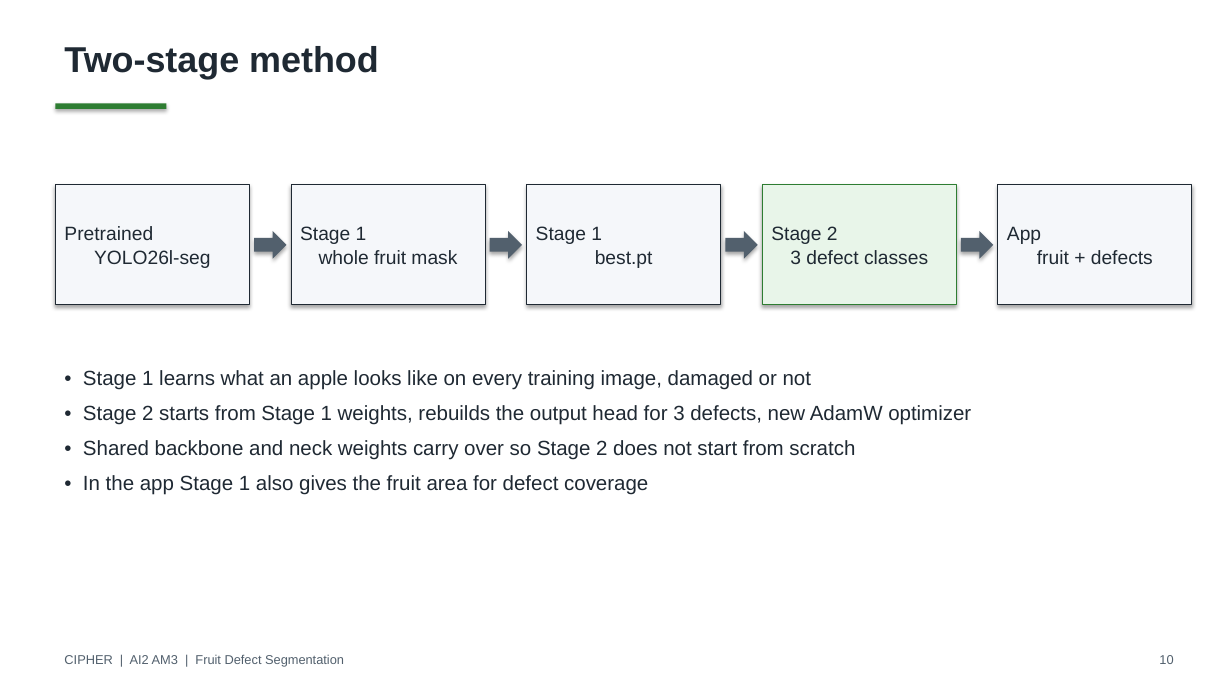
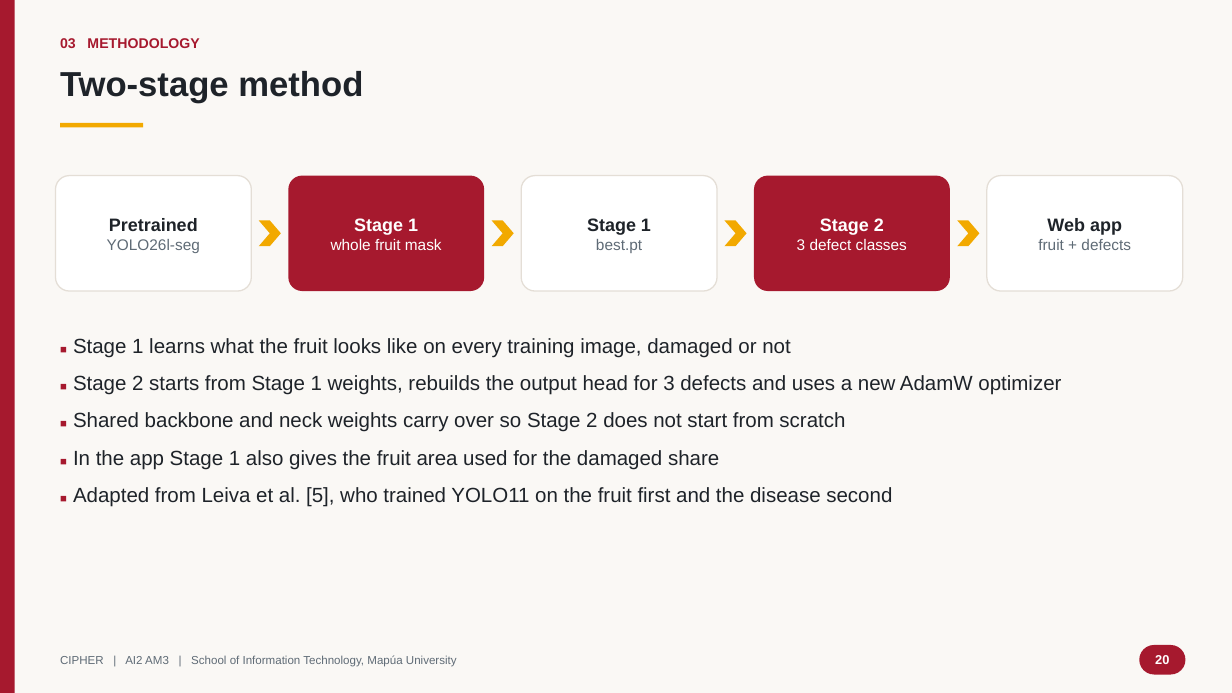
Before and after one commit to RalphKGM/ai2-computer-vision, a slide deck: slide 20 of 5_PPT_Presentation/CIPHER_AI2_Final_Defense.pptx (slide 10 before the commit). Drawn at 1232x693 pixels with LibreOffice and Linux fonts; fonts in the diff are those of the drawing. Boxes give left, top, right and bottom in pixels: in the first picture for what was removed or moved away, otherwise in the second. Text is boxed around its words. In the diff, an @@ line names an element or a change of style, - is before the commit and + after.

```diff
--- a/5_PPT_Presentation/CIPHER_AI2_Final_Defense.pptx
+++ b/5_PPT_Presentation/CIPHER_AI2_Final_Defense.pptx
@@ background #FFFFFF to #FAF8F5 @@
@@ rectangle added at (0, 0, 15, 693), fill #A6192E @@
@@ text "Two-stage method": place and size @@
-text "Two-stage method" at (64, 46, 379, 79)
+text "Two-stage method" at (60, 71, 363, 103)
@@ text "Two-stage method" at (60, 71, 363, 103): size 28 to 27 pt, text colour #1F2933 to #1E2329 @@
@@ text added at (60, 38, 199, 48), 11 pt, text #A6192E, bold @@
+03 METHODOLOGY
@@ rectangle: place and size @@
-rectangle at (55, 104, 166, 109)
+rectangle at (60, 123, 143, 128)
@@ rectangle at (60, 123, 143, 128): fill #2E7D32 to #F2A900; shadow off @@
@@ rounded rectangle "Pretrained": place and size @@
-rounded rectangle "Pretrained" at (55, 185, 250, 305)
+rounded rectangle "Pretrained" at (55, 176, 251, 291)
@@ rounded rectangle "Stage 1": place and size @@
-rounded rectangle "Stage 1" at (291, 185, 485, 305)
+rounded rectangle "Stage 1" at (288, 176, 484, 291)
@@ rounded rectangle "Stage 1" at (288, 176, 484, 291): rectangle to rounded rectangle; fill #F5F7FA to #A6192E; outline #1F2933 0.75 pt to none; shadow off @@
@@ rounded rectangle "Stage 1": place and size @@
-rounded rectangle "Stage 1" at (527, 185, 721, 305)
+rounded rectangle "Stage 1" at (521, 176, 717, 291)
@@ rounded rectangle "Stage 2": place and size @@
-rounded rectangle "Stage 2" at (762, 185, 957, 305)
+rounded rectangle "Stage 2" at (754, 176, 950, 291)
@@ rounded rectangle "Stage 2" at (754, 176, 950, 291): rectangle to rounded rectangle; fill #E8F5E9 to #A6192E; outline #2E7D32 0.75 pt to none; shadow off @@
@@ rectangle to rounded rectangle; fill #F5F7FA to #FFFFFF; outline #1F2933 0.75 pt to #E4DED6 1 pt; shadow off in 3 elements at (55, 176, 251, 291), (521, 176, 717, 291), (987, 176, 1183, 291) @@
@@ rounded rectangle "Web app": place and size @@
-rounded rectangle "Web app" at (998, 185, 1192, 305)
+rounded rectangle "Web app" at (987, 176, 1183, 291)
@@ text in rounded rectangle at (107, 218, 200, 253): text changed; size 15 to 12 pt; text colour #1F2933 to #5F6B76 @@
-Pretrained
-YOLO26l-seg
+Pretrained
+YOLO26l-seg
@@ right arrow removed at (254, 231, 287, 259) @@
@@ chevron added at (259, 220, 281, 246), fill #F2A900 @@
@@ text in rounded rectangle at (331, 218, 442, 250): text changed; size 15 to 12 pt; text colour #1F2933 to #FFFFFF @@
-Stage 1
-whole fruit mask
+Stage 1
+whole fruit mask
@@ right arrow removed at (490, 231, 522, 259) @@
@@ chevron added at (492, 220, 514, 246), fill #F2A900 @@
@@ text in rounded rectangle at (587, 218, 651, 253): text changed; size 15 to 12 pt; text colour #1F2933 to #5F6B76 @@
-Stage 1
-best.pt
+Stage 1
+best.pt
@@ chevron added at (725, 220, 747, 246), fill #F2A900 @@
@@ right arrow removed at (726, 231, 758, 259) @@
@@ text in rounded rectangle at (797, 218, 907, 250): text changed; size 15 to 12 pt; text colour #1F2933 to #FFFFFF @@
-Stage 2
-3 defect classes
+Stage 2
+3 defect classes
@@ chevron added at (958, 220, 980, 246), fill #F2A900 @@
@@ right arrow removed at (961, 231, 994, 259) @@
@@ text in rounded rectangle at (1038, 218, 1131, 250): text changed; size 15 to 12 pt; text colour #1F2933 to #5F6B76 @@
-App
-fruit + defects
+Web app
+fruit + defects
@@ text at (73, 338, 1061, 507): text changed; text colour #1F2933 to #1E2329 @@
-• Stage 1 learns what an apple looks like on every training image, damaged or not
-• Stage 2 starts from Stage 1 weights, rebuilds the output head for 3 defects, new AdamW optimizer
-• Shared backbone and neck weights carry over so Stage 2 does not start from scratch
-• In the app Stage 1 also gives the fruit area for defect coverage
+■ Stage 1 learns what the fruit looks like on every training image, damaged or not
+■ Stage 2 starts from Stage 1 weights, rebuilds the output head for 3 defects and uses a new AdamW optimizer
+■ Shared backbone and neck weights carry over so Stage 2 does not start from scratch
+■ In the app Stage 1 also gives the fruit area used for the damaged share
+■ Adapted from Leiva et al. [5], who trained YOLO11 on the fruit first and the disease second
@@ text at (60, 655, 457, 667): text changed; size 10 to 9 pt; text colour #52606D to #5F6B76 @@
-CIPHER | AI2 AM3 | Fruit Defect Segmentation
+CIPHER | AI2 AM3 | School of Information Technology, Mapúa University
@@ rounded rectangle added at (1140, 645, 1186, 675), fill #A6192E, 10 pt, text #FFFFFF, bold @@
+20
@@ text removed at (1159, 655, 1173, 664) @@
-10
```
Also in this commit, not shown: 12 other slides changed, 31 slides added, 19 slides removed, 1 other file.
